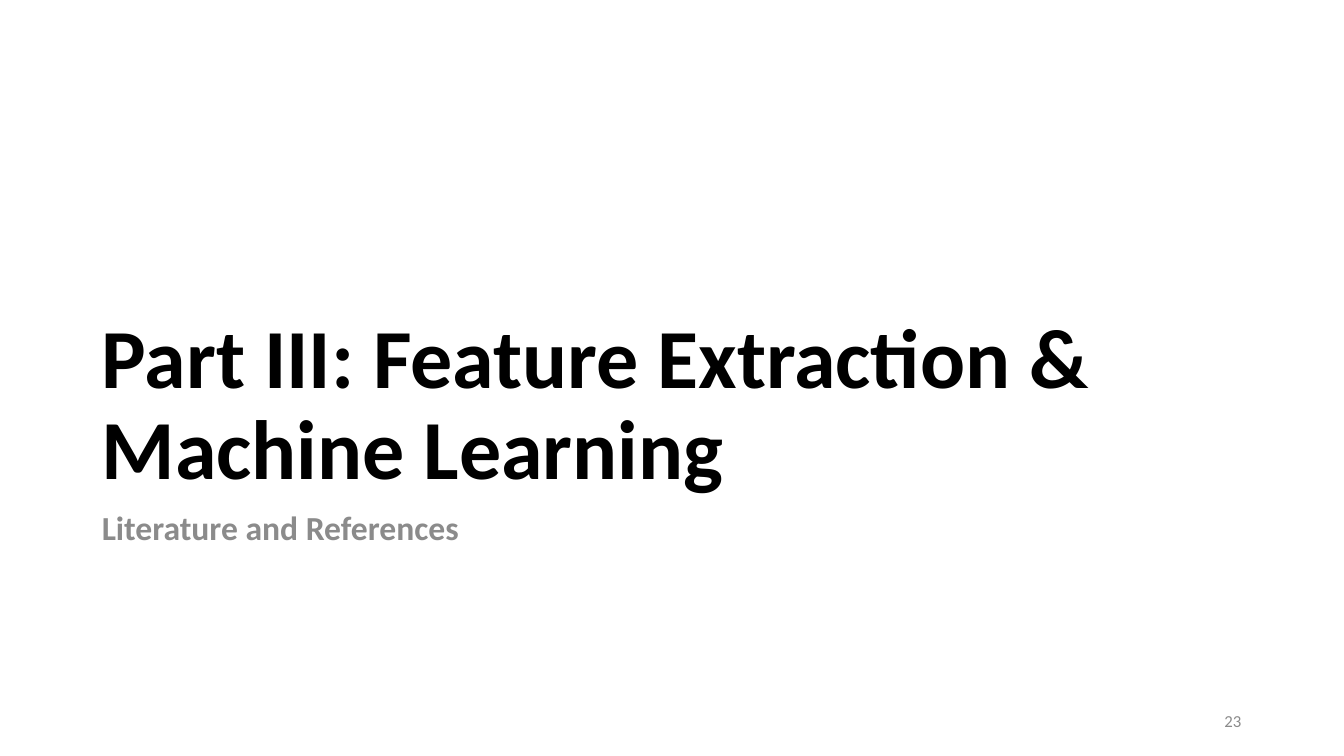
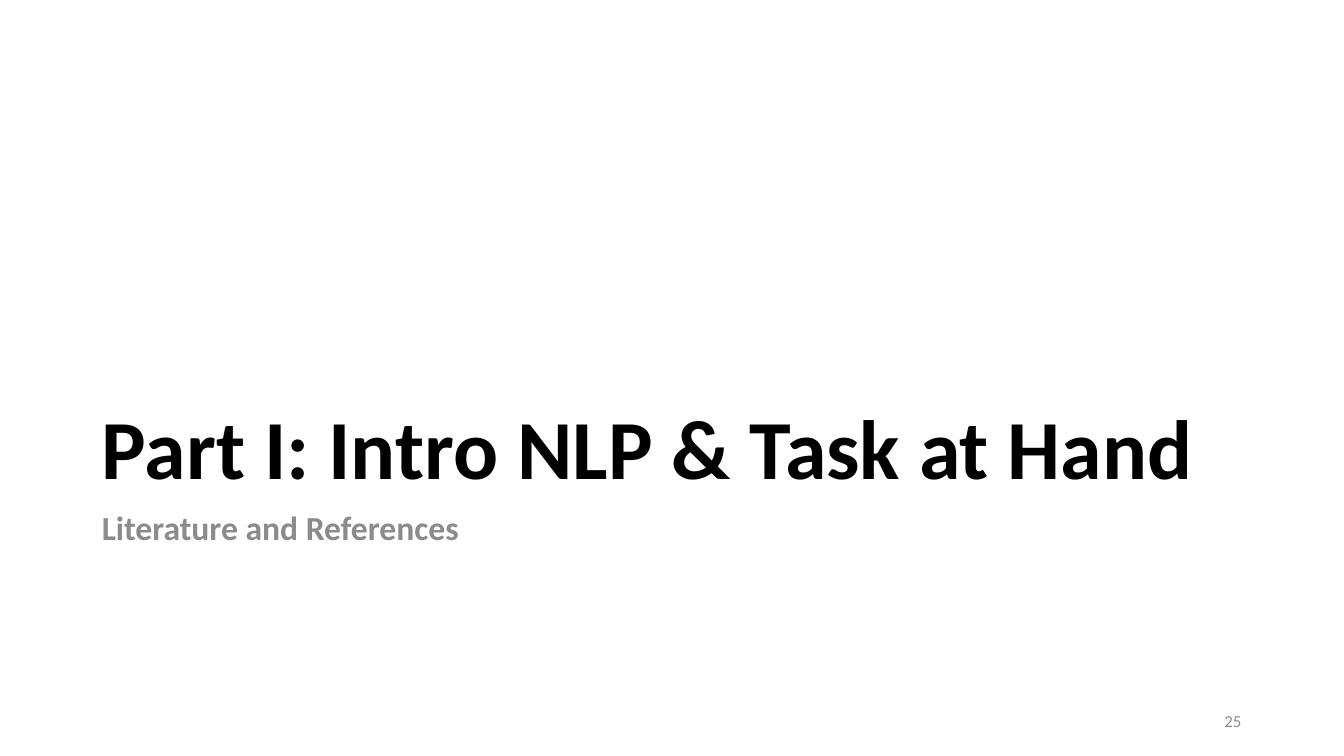
Before and after one commit to lisa-wm/consulting, a slide deck: slide 25 of 5_seminar/Contents_Part_01/Präsentation_Teil1.pptx (slide 23 before the commit). Drawn at 1344x756 pixels with LibreOffice and Linux fonts; fonts in the diff are those of the drawing. Boxes give left, top, right and bottom in pixels: in the first picture for what was removed or moved away, otherwise in the second. Text is boxed around its words. In the diff, an @@ line names an element or a change of style, - is before the commit and + after.

```diff
--- a/5_seminar/Contents_Part_01/Präsentation_Teil1.pptx
+++ b/5_seminar/Contents_Part_01/Präsentation_Teil1.pptx
@@ title at box(102, 420, 1192, 480): text changed @@
-Part III: Feature Extraction & Machine Learning
+Part I: Intro NLP & Task at Hand
@@ page number at box(1224, 716, 1241, 727): text changed @@
-23
+25
```
Also in this commit, not shown: 4 other slides changed, 21 slides added, 19 slides removed, 2 other files.
